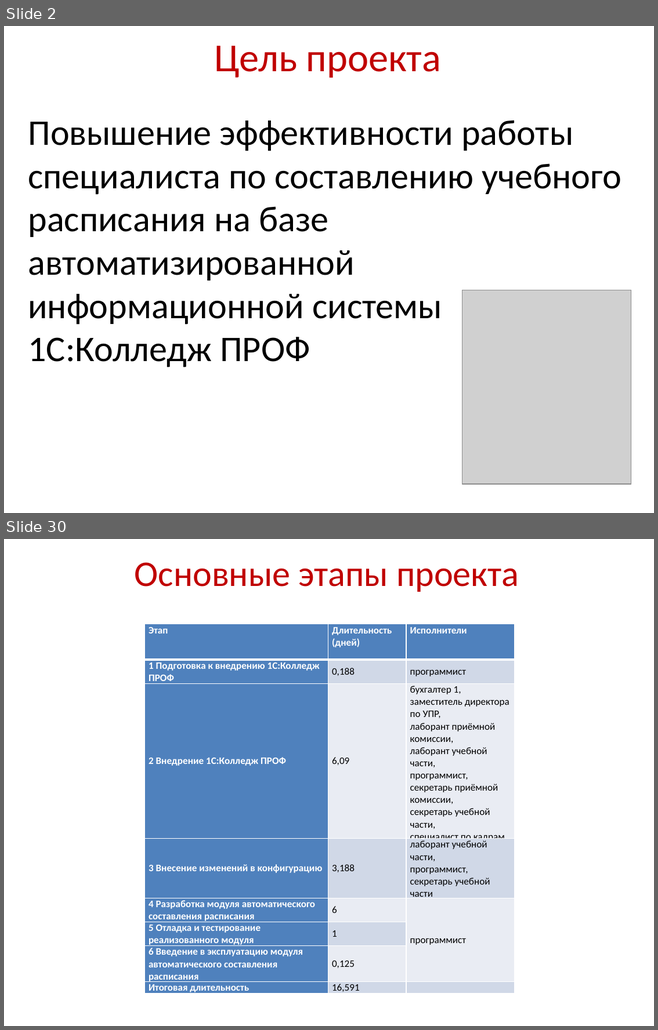
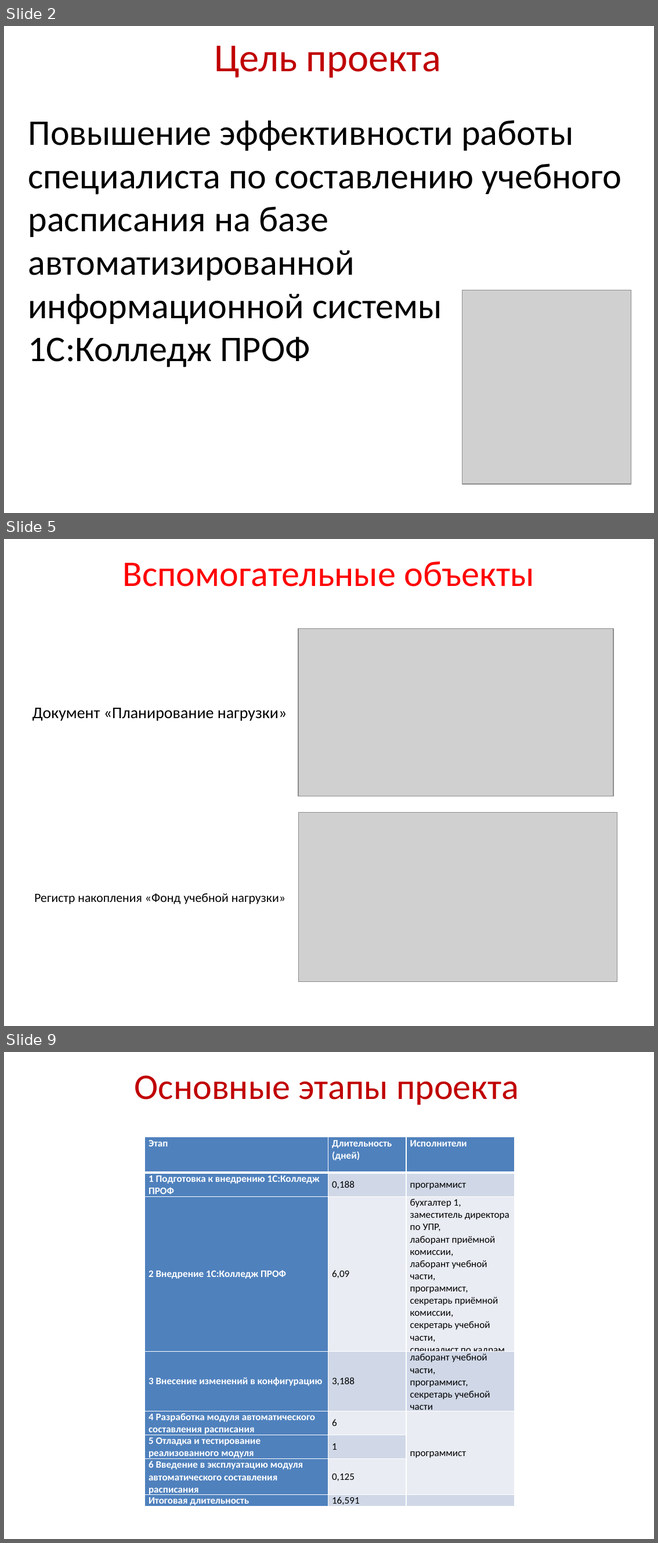
Before and after one commit to rasmushippy/dip, a slide deck: диплом/Презентация к диплому.pptx. Shown one above the other, each under a label of ours: slides 2 and 30 before the commit, slides 2, 5 and 9 after it; the slides between them are not shown. The pictures are 658x1030 and 658x1543 pixels, drawn with LibreOffice and Linux fonts; fonts in the diff are those of the drawing; grey boxes stand for pictures; background and template pictures are left out. Boxes give left, top, right and bottom in pixels: in the first picture for what was removed or moved away, otherwise in the second. Text is boxed around its words. In the diff, an @@ line names an element or a change of style, - is before the commit and + after.

```diff
--- a/диплом/Презентация к диплому.pptx
+++ b/диплом/Презентация к диплому.pptx
@@ slide 5 added at <box>4,539,654,1026</box>, background picture (left out) @@
@@ text added at <box>123,561,534,587</box>, 40 pt, text #FF0000 @@
+Вспомогательные объекты
@@ picture added at <box>298,629,614,797</box> @@
@@ text added at <box>32,708,286,721</box>, 18 pt, text #000000 @@
+Документ «Планирование нагрузки»
@@ picture added at <box>298,813,616,982</box> @@
@@ text added at <box>34,893,285,904</box>, 14 pt, text #000000 @@
+Регистр накопления «Фонд учебной нагрузки»
@@ what was slide 30 is now slide 9 @@
```
Also in this commit, not shown: 2 slides changed, 4 other slides added, 32 slides removed, 4 other files.
